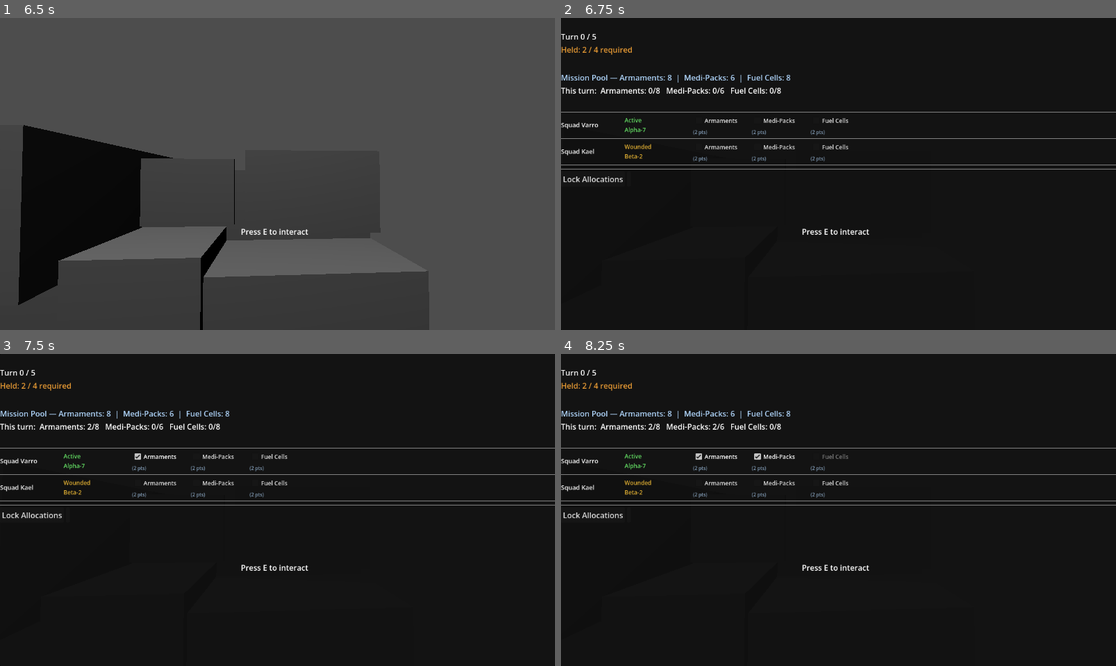
Above: before the commit, frames 1-4 (two rows, left to right).
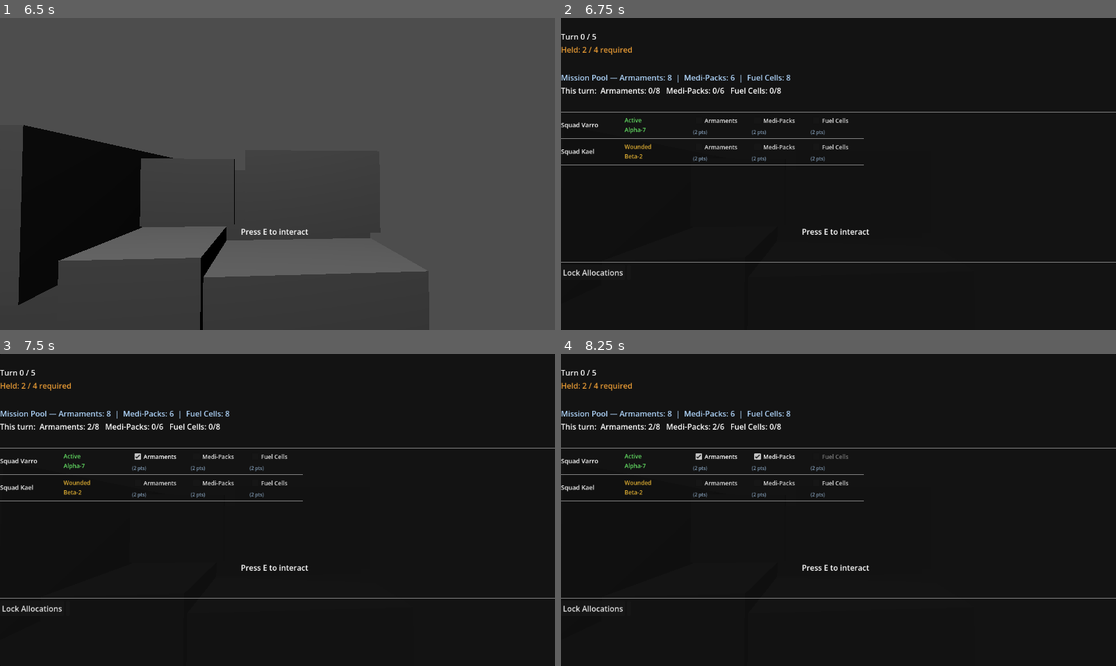
Above: after the commit, the same moments.

Repository: Ant-0verlord/Orbital_Drop
Game: Godot game, scene res://Scenes/command_centre.tscn
Two runs of this game, one before a commit and one after it. Both use one fixed random seed, a clock stepped at 60 frames per second and the inputs below.
Inputs (mouse positions are in pixels of both pictures, inside the frame that each line leads up to):
- Up to frame 1 (6.5 s): move the mouse to (271, 180) at 0.52 s; hold E (interact) 0.53-1.28 s; hold W (move_forward) 0.53-2.78 s; click (271, 180) at 0.67 s; tap Enter at 1.25, 2.75 s; move the mouse to (316, 177) at 1.27 s; tap E (interact) every 1.5 s from 1.35 to 5.85 s; tap Space at 2, 5.75 s; move the mouse to (233, 170) at 2.02 s; hold E (interact) 2.03-2.78 s; move the mouse to (283, 174) at 2.77 s; hold A (move_left) 2.78-3.53 s; click (283, 174) at 2.92 s; move the mouse to (255, 167) at 3.52 s; hold E (interact) 3.53-4.28 s; hold W (move_forward) 3.53-5.78 s; move the mouse to (305, 174) at 4.27 s; move the mouse to (249, 174) at 5.02 s; hold E (interact) 5.03-5.78 s; click (249, 174) at 5.17 s; move the mouse to (288, 167) at 5.77 s; hold D (move_right) from 5.78 s (still down)
- Up to frame 2 (6.75 s): tap E (interact) at 6.5 s; move the mouse to (832, 180) at 6.52 s; release D (move_right) at 6.53 s; hold W (move_forward) from 6.53 s (still down); hold E (interact) from 6.53 s (still down)
- Up to frame 3 (7.5 s): release W (move_forward) at 7.25 s; release E (interact) at 7.25 s; click "Armaments" at 7.25 s
- Up to frame 4 (8.25 s): click "Medi-Packs" at 8 s

Frame 1 is identical in both runs. In frame 2, 0.9% of the frame differs, in the area x 0-100%, y 38-83%; in frame 3, 0.9%; in frame 4, 0.9%.

Commit message:
Fixed search bug

Diff:
--- a/Scenes/Logistics_Terminal.tscn
+++ b/Scenes/Logistics_Terminal.tscn
@@ -98,7 +98,11 @@
 [node name="HSeparator" type="HSeparator" parent="MeshInstance3D/StaticBody3D/LogisticsPopup/PanelContainer/VBoxContainer" unique_id=406368883]
 layout_mode = 2
 
-[node name="SquadContainer" type="VBoxContainer" parent="MeshInstance3D/StaticBody3D/LogisticsPopup/PanelContainer/VBoxContainer" unique_id=93163363]
+[node name="ScrollContainer" type="ScrollContainer" parent="MeshInstance3D/StaticBody3D/LogisticsPopup/PanelContainer/VBoxContainer" unique_id=1880702202]
+custom_minimum_size = Vector2(0, 300)
+layout_mode = 2
+
+[node name="SquadContainer" type="VBoxContainer" parent="MeshInstance3D/StaticBody3D/LogisticsPopup/PanelContainer/VBoxContainer/ScrollContainer" unique_id=536855974]
 layout_mode = 2
 
 [node name="HSeparator3" type="HSeparator" parent="MeshInstance3D/StaticBody3D/LogisticsPopup/PanelContainer/VBoxContainer" unique_id=82692739]
--- a/Scripts/Popups/IntelConsolePopup.gd
+++ b/Scripts/Popups/IntelConsolePopup.gd
@@ -62,10 +62,6 @@
 		_add_reinforcements_warning_card(reinforcement_warning_count, reinforcement_warning_turn)
 
 	# Critical squads always break through — priority distress first
-
-	for child in report_container.get_children():
-		child.queue_free()
-
 	var reports: Dictionary = (
 		SquadManager.get_briefings()
 		if SquadManager.current_turn == 0
@@ -168,6 +164,7 @@
 	return Color.WHITE
 
 func _on_reinforcements_incoming(turn: int, count: int) -> void:
+	print("INTEL: incoming warning received — turn %d, count %d" % [turn, count])
 	reinforcement_warning_turn  = turn
 	reinforcement_warning_count = count
 	if visible:
--- a/Scripts/Popups/LogisticsPopup.gd
+++ b/Scripts/Popups/LogisticsPopup.gd
@@ -17,7 +17,7 @@
 @onready var pool_label: Label              = $PanelContainer/VBoxContainer/PoolLabel
 @onready var budget_label: Label            = $PanelContainer/VBoxContainer/BudgetLabel
 @onready var warning_label: Label           = $PanelContainer/VBoxContainer/WarningLabel
-@onready var squad_container: VBoxContainer = $PanelContainer/VBoxContainer/SquadContainer
+@onready var squad_container: VBoxContainer = $PanelContainer/VBoxContainer/ScrollContainer/SquadContainer
 @onready var lock_btn: Button               = $PanelContainer/VBoxContainer/ButtonRow/LockBtn
 @onready var close_btn: Button              = $PanelContainer/VBoxContainer/ButtonRow/CloseBtn
 @onready var end_overlay: ColorRect         = $EndOverlay
@@ -51,6 +51,7 @@
 
 
 func _on_turn_started(_turn: int) -> void:
+	_reset_allocations()
 	if visible: refresh()
 
 func _on_turn_resolved() -> void:
@@ -247,6 +248,10 @@
 		else:
 			reinforcement_status_label.text = ""
 
+func _reset_allocations() -> void:
+	for squad_name in allocations:
+		for s in allocations[squad_name]:
+			allocations[squad_name][s] = 0
 
 func _on_call_reinforcement_pressed() -> void:
 	if TurnManager.mission_over: return
